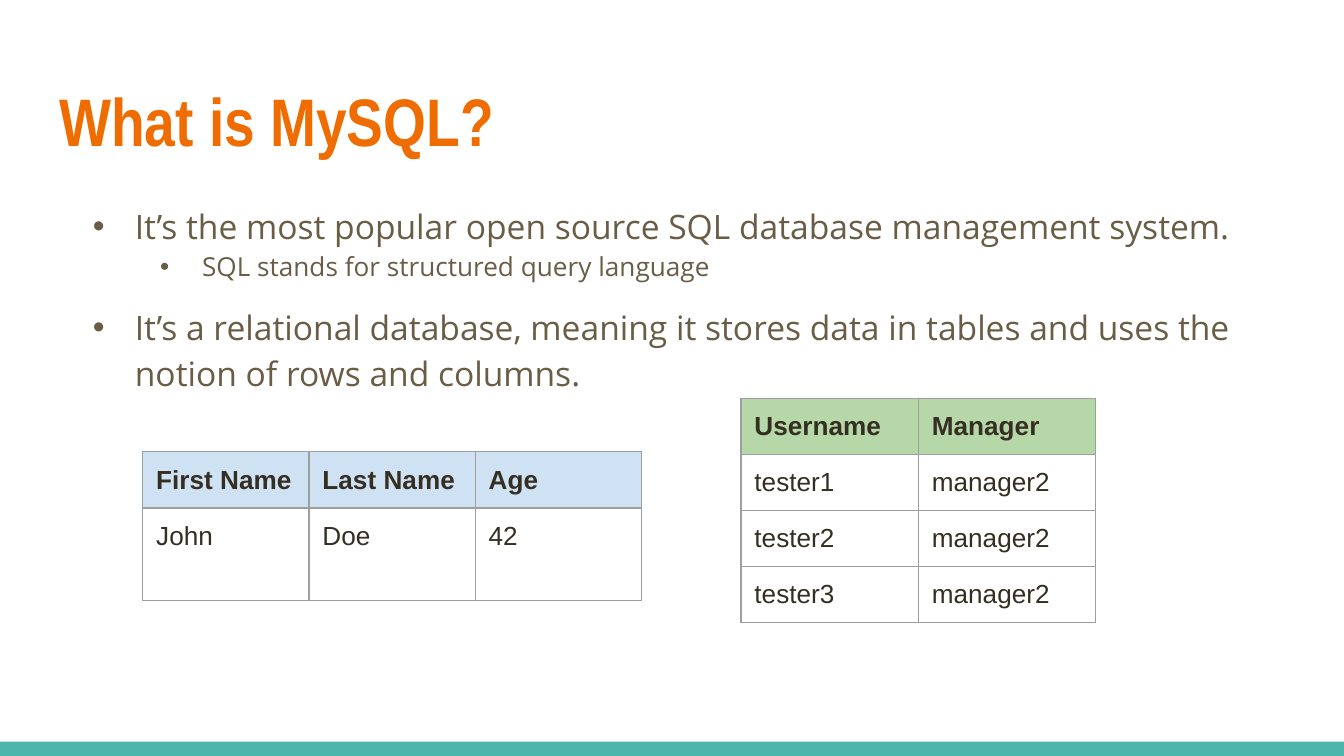
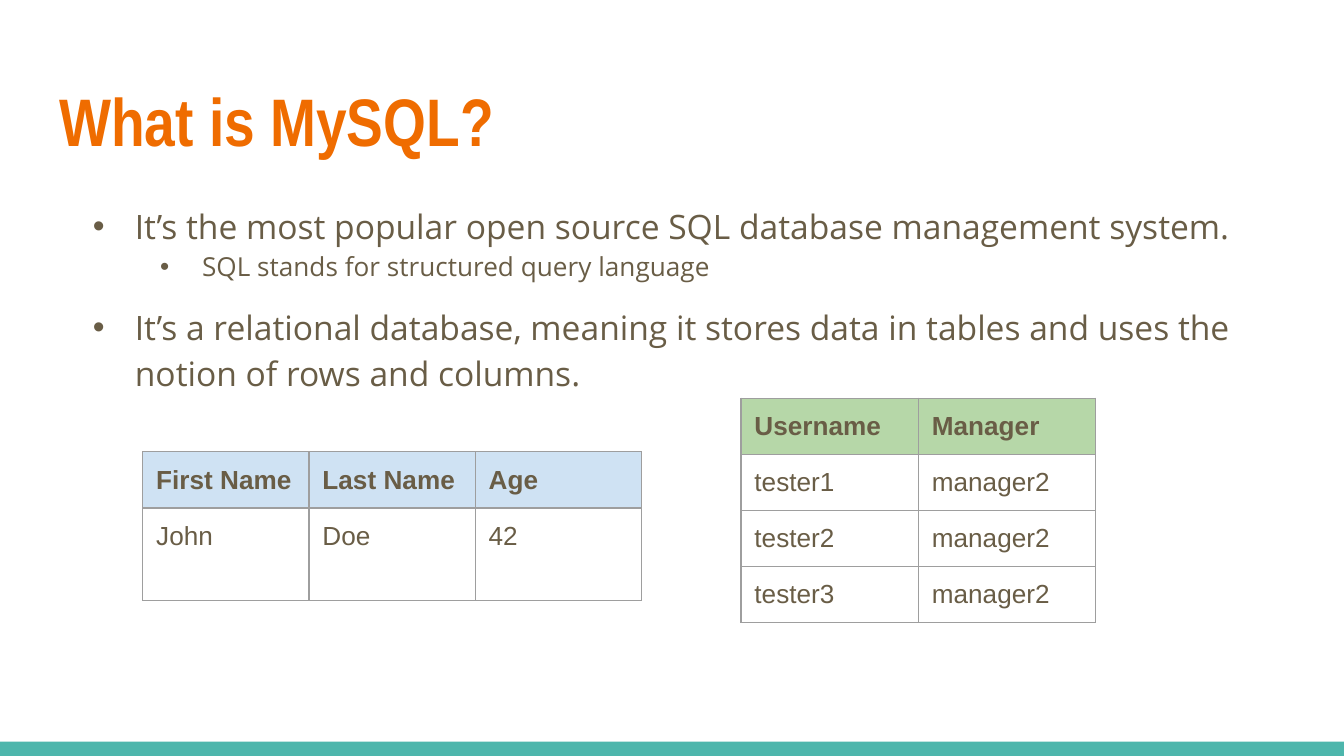
Before and after one commit to linkedin/high-school-trainee, a slide deck: slide 3 of Week_5/Lectures/5.1_MySQL.pptx. Drawn at 1344x756 pixels with LibreOffice and Linux fonts; fonts in the diff are those of the drawing. Boxes give left, top, right and bottom in pixels: in the first picture for what was removed or moved away, otherwise in the second. Text is boxed around its words. In the diff, an @@ line names an element or a change of style, - is before the commit and + after.

```diff
--- a/Week_5/Lectures/5.1_MySQL.pptx
+++ b/Week_5/Lectures/5.1_MySQL.pptx
@@ table at [741,398,1095,630] @@
@@ text colour #352E23 to #695D46 @@
@@ table at [142,452,642,602] @@
@@ text colour #352E23 to #695D46 @@
```
Also in this commit, not shown: 1 other slide changed, 3 slides added, 5 other files.
